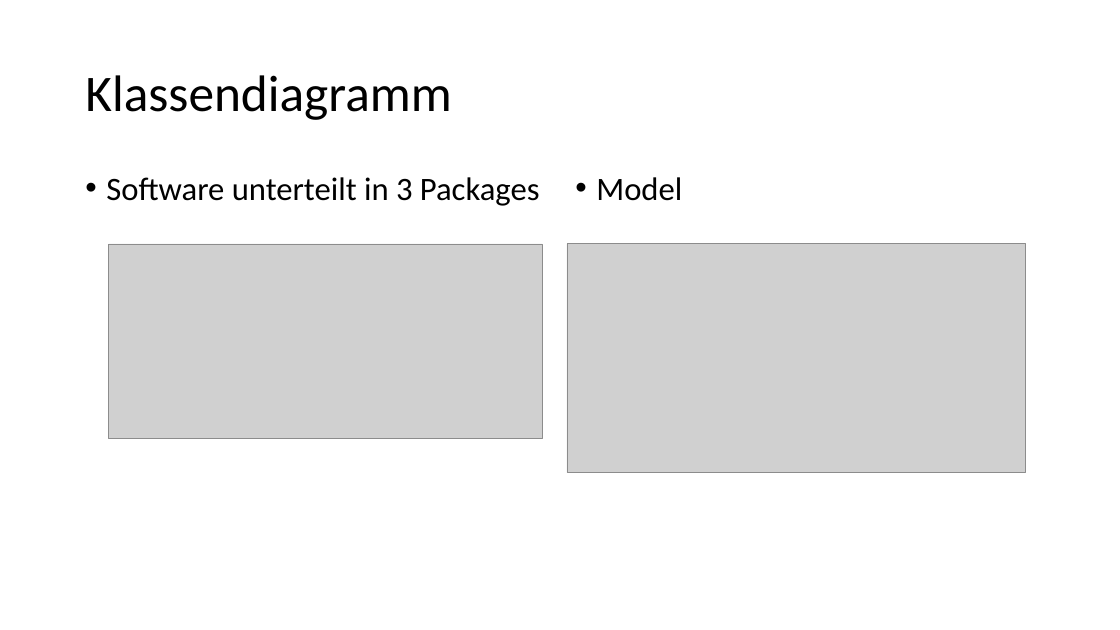
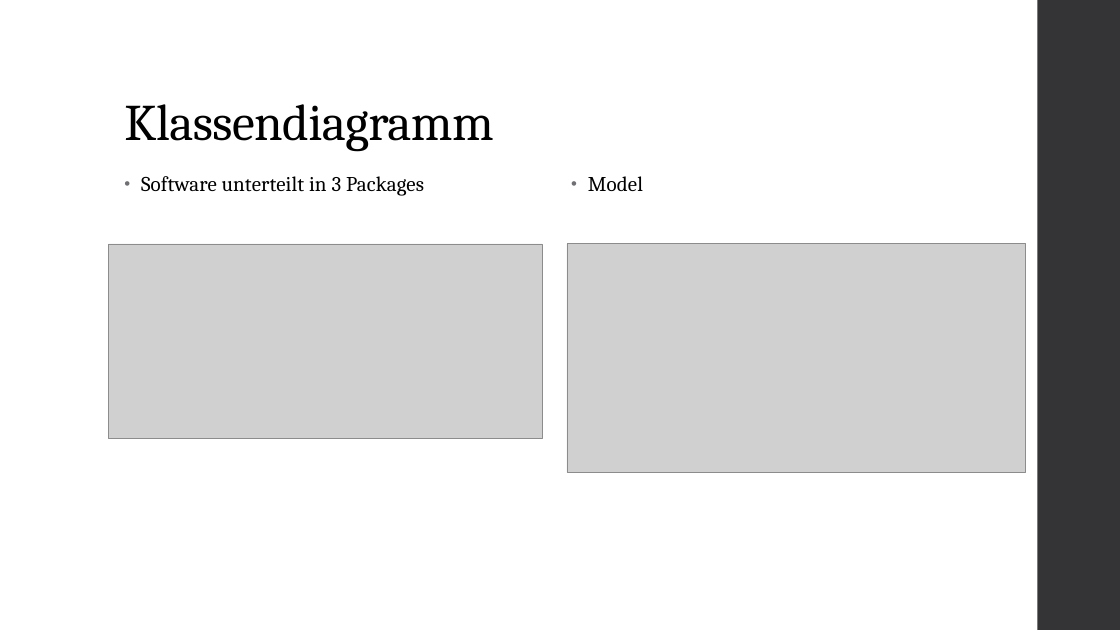
Before and after one commit to SWEHashiSG/hashi, a slide deck: slide 5 of documentation/Präsentation_Hashi_TeamSG.pptx (slide 2 before the commit). Drawn at 1120x630 pixels with LibreOffice and Linux fonts; fonts in the diff are those of the drawing; grey boxes stand for pictures. Boxes give left, top, right and bottom in pixels: in the first picture for what was removed or moved away, otherwise in the second. Text is boxed around its words. In the diff, an @@ line names an element or a change of style, - is before the commit and + after.

```diff
--- a/documentation/Präsentation_Hashi_TeamSG.pptx
+++ b/documentation/Präsentation_Hashi_TeamSG.pptx
@@ rectangle added at (x1=1038, y1=0, x2=1120, y2=630), fill #353537 @@
@@ title "Klassendiagramm" moved from (x1=85, y1=75, x2=451, y2=120) to (x1=124, y1=104, x2=493, y2=151) @@
@@ title "Klassendiagramm" at (x1=124, y1=104, x2=493, y2=151): font Calibri to Cambria, letter spacing 0 to -0.5 pt; vertical alignment middle to bottom @@
@@ text "Software unterteilt in 3 Packages" moved from (x1=106, y1=177, x2=540, y2=206) to (x1=141, y1=176, x2=424, y2=196) @@
@@ text "Software unterteilt in 3 Packages" at (x1=141, y1=176, x2=424, y2=196): size 28 to 18 pt, font Calibri to Cambria, letter spacing 0 to 0.1 pt; indent changed; line spacing 0.9 to 0.95; more space between paragraphs @@
@@ text "Model" at (x1=588, y1=176, x2=643, y2=191): size 28 to 18 pt, font Calibri to Cambria, letter spacing 0 to 0.1 pt; indent changed; line spacing 0.9 to 0.95; more space between paragraphs @@
```
Also in this commit, not shown: 9 other slides changed, 3 slides added, 1 slide removed.
